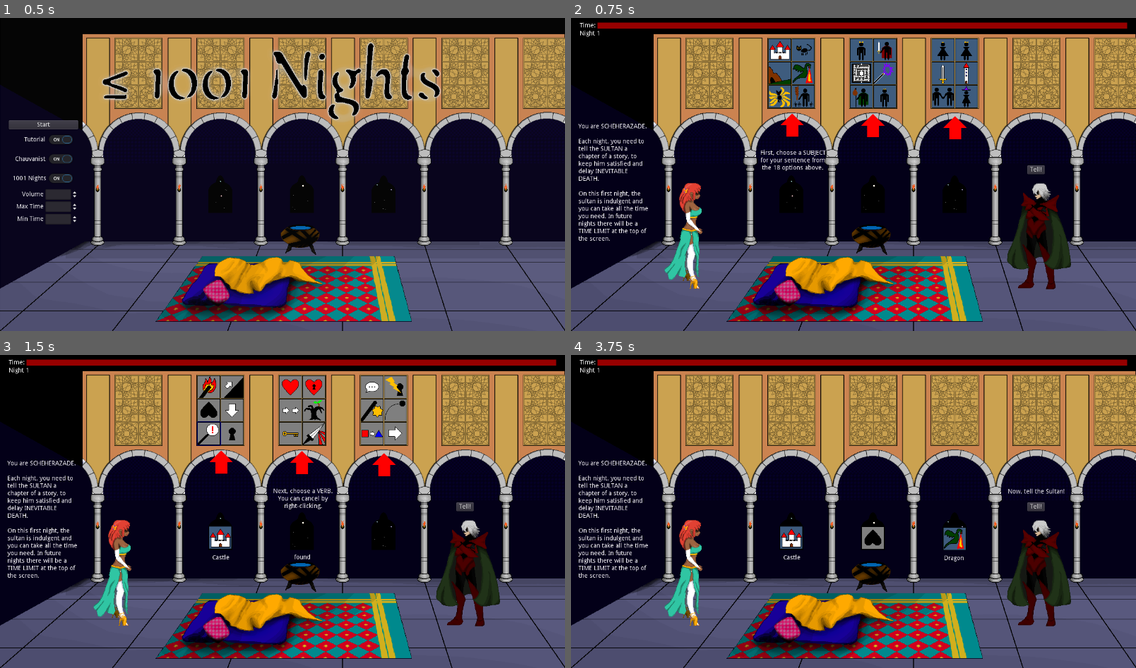
Above: before the commit, frames 1-4 (two rows, left to right).
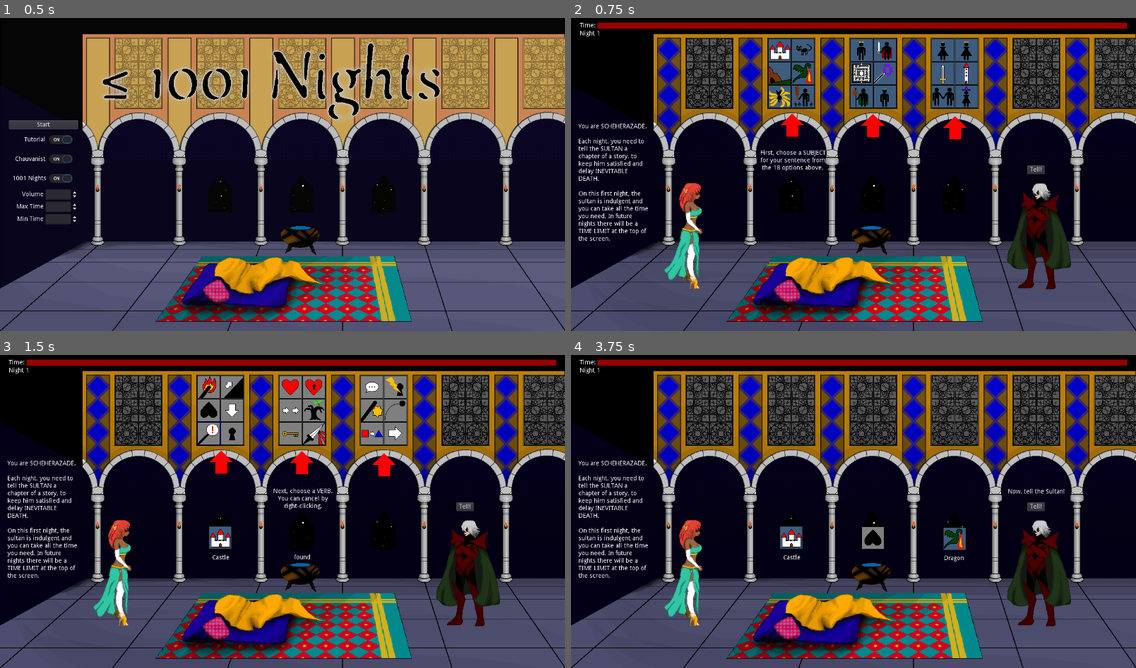
Above: after the commit, the same moments.

Repository: alpacanumerals/LD50
Game: Godot game, scene res://TitleScreen.tscn
The game is run twice, just before and just after one commit, with the same random seed, the same clock (stepped at 60 frames per second) and the same inputs.
Inputs (mouse positions are in pixels of both pictures, inside the frame that each line leads up to):
- Up to frame 1 (0.5 s): no input
- Up to frame 2 (0.75 s): click "Start" at 0.5 s
- Up to frame 3 (1.5 s): tap Enter at 1.25 s; drag from (209, 386) to (220, 536) at 1.27 s
- Up to frame 4 (3.75 s): tap Space at 2, 3.5 s; drag from (802, 386) to (791, 536) at 2.02 s; tap Enter at 2.75 s; move the mouse to (780, 411) at 2.77 s; hold Right mouse button (right_click) 2.78-3.5 s; click (780, 411) at 3.05 s; drag from (802, 411) to (870, 536) at 3.52 s

Frame 1 is identical in both runs. In frame 2, 18% of the frame differs, in the area x 14-100%, y 5-42%; in frame 3, 18%; in frame 4, 23%.

Commit message:
fix story chamber

Diff:
--- a/StoryScene.tscn
+++ b/StoryScene.tscn
@@ -25,7 +25,6 @@
 [ext_resource path="res://fonts/OpenSans_title.tres" type="DynamicFont" id=23]
 [ext_resource path="res://firesprite.gd" type="Script" id=24]
 [ext_resource path="res://assets/droplet.png" type="Texture" id=25]
-[ext_resource path="res://assets/chamber-title.png" type="Texture" id=26]
 [ext_resource path="res://assets/Flame.png" type="Texture" id=27]
 [ext_resource path="res://fonts/unadorned_mood.tres" type="DynamicFont" id=28]
 
@@ -836,7 +835,7 @@
 [node name="AnimatedSprite" type="AnimatedSprite" parent="Shez"]
 position = Vector2( -9, -103 )
 frames = SubResource( 16 )
-frame = 20
+frame = 22
 playing = true
 
 [node name="Sultan" type="Sprite" parent="."]
@@ -856,7 +855,7 @@
 [node name="AnimatedSprite" type="AnimatedSprite" parent="Sultan2"]
 position = Vector2( 74, -19 )
 frames = SubResource( 16 )
-frame = 17
+frame = 19
 playing = true
 
 [node name="Tutorial" type="Node2D" parent="."]
@@ -936,14 +935,13 @@
 
 [node name="AnimSprites" type="Sprite" parent="."]
 z_index = -1
-texture = ExtResource( 26 )
 centered = false
 offset = Vector2( -20, -20 )
 
 [node name="AnimatedSprite" type="AnimatedSprite" parent="AnimSprites"]
 position = Vector2( 662, 485 )
 frames = SubResource( 37 )
-frame = 11
+frame = 17
 playing = true
 
 [node name="FireSprite1" type="AnimatedSprite" parent="AnimSprites"]
--- a/TitleScreen.tscn
+++ b/TitleScreen.tscn
@@ -286,48 +286,48 @@
 margin_bottom = 680.0
 size_flags_vertical = 3
 
-[node name="AnimSprites" type="Sprite" parent="."]
+[node name="Background" type="Sprite" parent="."]
 z_index = -1
 texture = ExtResource( 3 )
 centered = false
 offset = Vector2( -20, -20 )
 
-[node name="AnimatedSprite" type="AnimatedSprite" parent="AnimSprites"]
+[node name="AnimatedSprite" type="AnimatedSprite" parent="Background"]
 position = Vector2( 662, 485 )
 frames = SubResource( 11 )
-frame = 48
+frame = 19
 playing = true
 
-[node name="FireSprite1" type="AnimatedSprite" parent="AnimSprites"]
+[node name="FireSprite1" type="AnimatedSprite" parent="Background"]
 position = Vector2( 201, 372 )
 frames = SubResource( 45 )
 script = ExtResource( 6 )
 
-[node name="FireSprite2" type="AnimatedSprite" parent="AnimSprites"]
+[node name="FireSprite2" type="AnimatedSprite" parent="Background"]
 position = Vector2( 386, 372 )
 frames = SubResource( 45 )
 frame = 7
 script = ExtResource( 6 )
 
-[node name="FireSprite3" type="AnimatedSprite" parent="AnimSprites"]
+[node name="FireSprite3" type="AnimatedSprite" parent="Background"]
 position = Vector2( 571, 372 )
 frames = SubResource( 45 )
 frame = 2
 script = ExtResource( 6 )
 
-[node name="FireSprite4" type="AnimatedSprite" parent="AnimSprites"]
+[node name="FireSprite4" type="AnimatedSprite" parent="Background"]
 position = Vector2( 756, 372 )
 frames = SubResource( 45 )
 frame = 10
 script = ExtResource( 6 )
 
-[node name="FireSprite5" type="AnimatedSprite" parent="AnimSprites"]
+[node name="FireSprite5" type="AnimatedSprite" parent="Background"]
 position = Vector2( 941, 372 )
 frames = SubResource( 45 )
 frame = 5
 script = ExtResource( 6 )
 
-[node name="FireSprite6" type="AnimatedSprite" parent="AnimSprites"]
+[node name="FireSprite6" type="AnimatedSprite" parent="Background"]
 position = Vector2( 1126, 372 )
 frames = SubResource( 45 )
 frame = 12
--- a/autoload/story.gd
+++ b/autoload/story.gd
@@ -105,6 +105,11 @@
     # handle logic based on story content
     offense = Storyrules.ponder(subject, object, verb)
     annoyance += offense
+
+    if boredom < 0:
+        boredom = 0
+    if annoyance < 0:
+        annoyance = 0
 
     print("boredom: " + str(boredom))
     print("annoyance: " + str(annoyance))
Not shown: 1 places in StoryScene.tscn that only renumber resources
